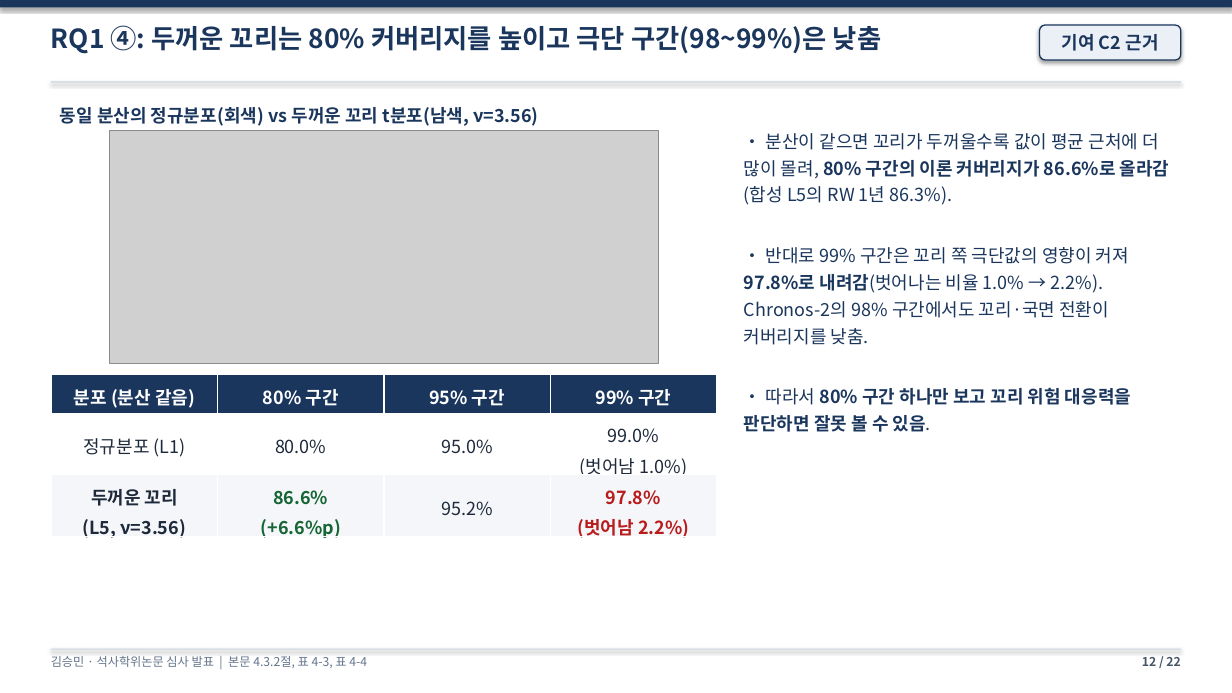
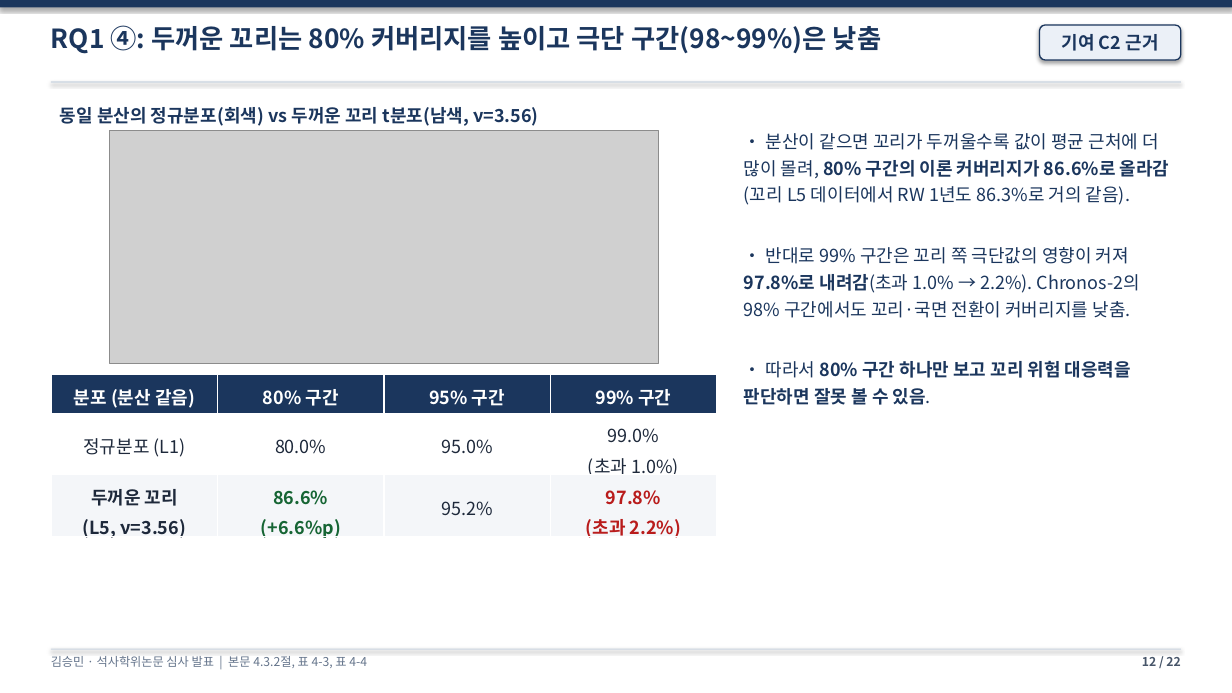
Before and after one commit to sapzzil/Master-thesis, a slide deck: slide 12 of 05_논문작성/석사학위논문_심사발표_v10.pptx. Drawn at 1232x693 pixels with LibreOffice and Linux fonts; fonts in the diff are those of the drawing; grey boxes stand for pictures. Boxes give left, top, right and bottom in pixels: in the first picture for what was removed or moved away, otherwise in the second. Text is boxed around its words. In the diff, an @@ line names an element or a change of style, - is before the commit and + after.

```diff
--- a/05_논문작성/석사학위논문_심사발표_v10.pptx
+++ b/05_논문작성/석사학위논문_심사발표_v10.pptx
@@ text at [744, 133, 1170, 318]: text changed @@
-• 분산이 같으면 꼬리가 두꺼울수록 값이 평균 근처에 더 많이 몰려, 80% 구간의 이론 커버리지가 86.6%로 올라감(합성 L5의 RW 1년 86.3%).
-• 반대로 99% 구간은 꼬리 쪽 극단값의 영향이 커져 97.8%로 내려감(벗어나는 비율 1.0% → 2.2%). Chronos-2의 98% 구간에서도 꼬리·국면 전환이 커버리지를 낮춤.
+• 분산이 같으면 꼬리가 두꺼울수록 값이 평균 근처에 더 많이 몰려, 80% 구간의 이론 커버리지가 86.6%로 올라감(꼬리 L5 데이터에서 RW 1년도 86.3%로 거의 같음).
+• 반대로 99% 구간은 꼬리 쪽 극단값의 영향이 커져 97.8%로 내려감(초과 1.0% → 2.2%). Chronos-2의 98% 구간에서도 꼬리·국면 전환이 커버리지를 낮춤.
@@ table at [52, 375, 717, 546] @@
-row 2, column 4: 99.0% (벗어남 1.0%)
+row 2, column 4: 99.0% (초과 1.0%)
-row 3, column 4: 97.8% (벗어남 2.2%)
+row 3, column 4: 97.8% (초과 2.2%)
```
Also in this commit, not shown: 9 other slides changed, 3 other files.
